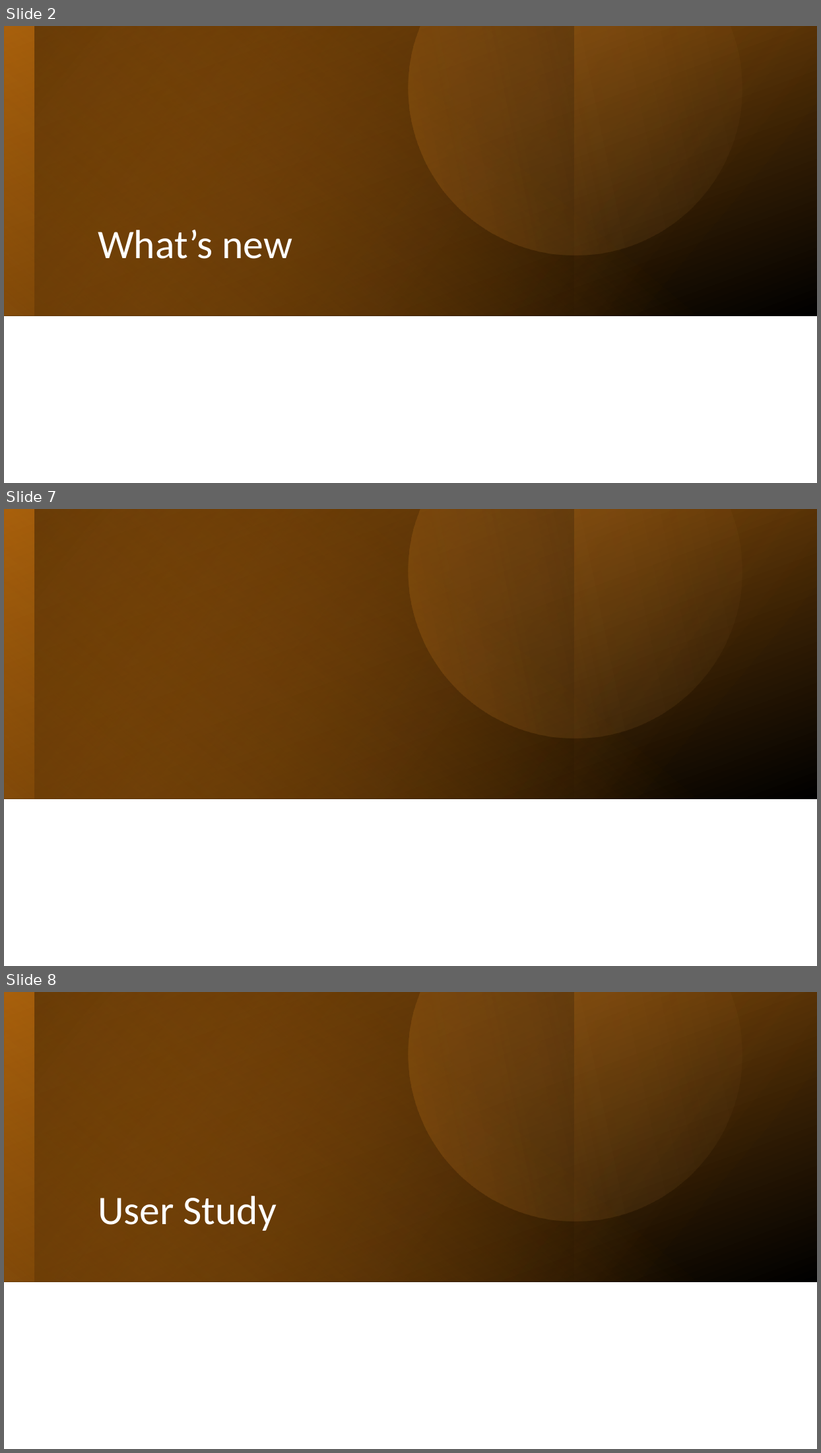
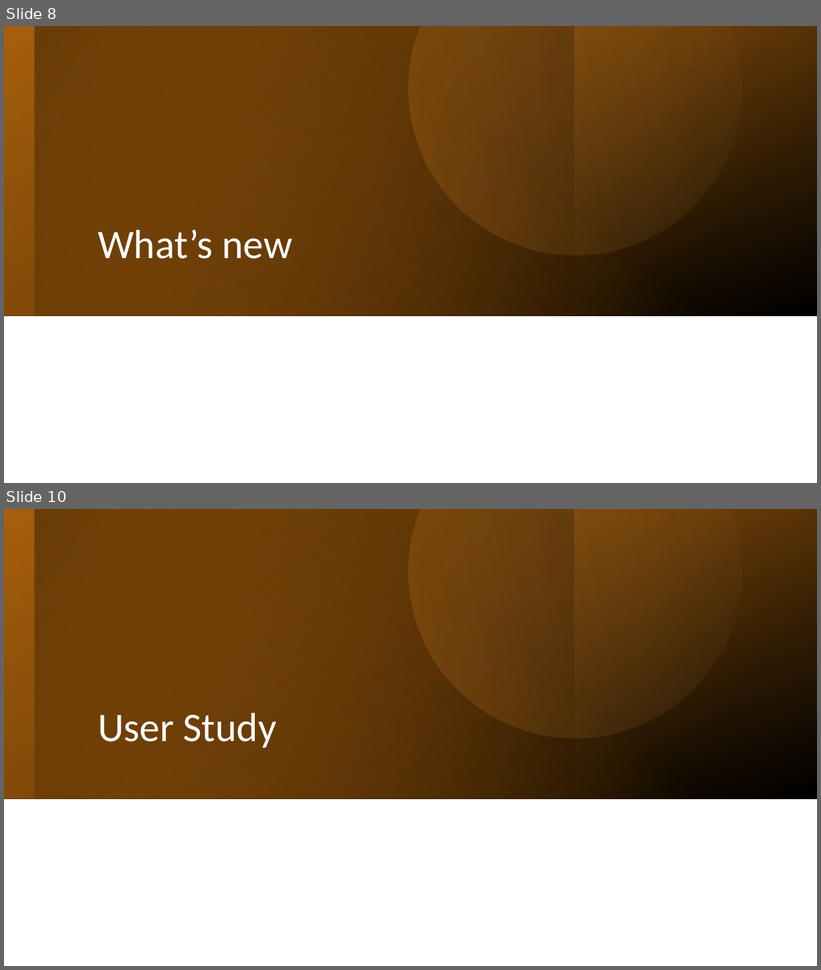
Before and after one commit to RoiTief/Exam-Management-System, a slide deck: docs/slide_07_05_24.pptx. Shown one above the other, each under a label of ours: slides 2, 7 and 8 before the commit, slides 8 and 10 after it; the slides between them are not shown. The pictures are 821x1453 and 821x970 pixels, drawn with LibreOffice and Linux fonts; fonts in the diff are those of the drawing; background and template pictures are left out. Boxes give left, top, right and bottom in pixels: in the first picture for what was removed or moved away, otherwise in the second. Text is boxed around its words. In the diff, an @@ line names an element or a change of style, - is before the commit and + after.

```diff
--- a/docs/slide_07_05_24.pptx
+++ b/docs/slide_07_05_24.pptx
@@ slide 7 removed at [4,509,817,966], background picture (left out) @@
@@ rectangle removed at [4,509,817,799] @@
@@ rectangle removed at [4,509,817,799] @@
@@ rectangle removed at [4,509,574,799] @@
@@ rectangle removed at [34,509,817,799] @@
@@ freeform shape removed at [350,509,784,797] @@
@@ what was slide 2 is now slide 8 @@
@@ what was slide 8 is now slide 10 @@
```
Also in this commit, not shown: 3 slides changed, 7 slides added, 4 other slides removed.
